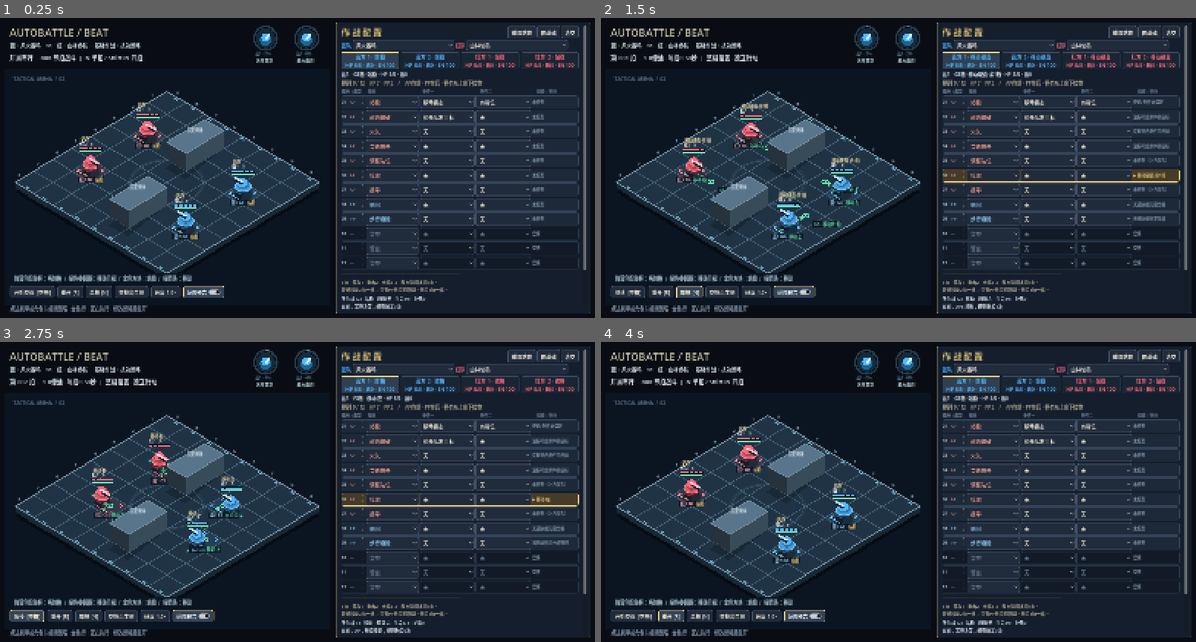
Above: before the commit, frames 1-4 (two rows, left to right).
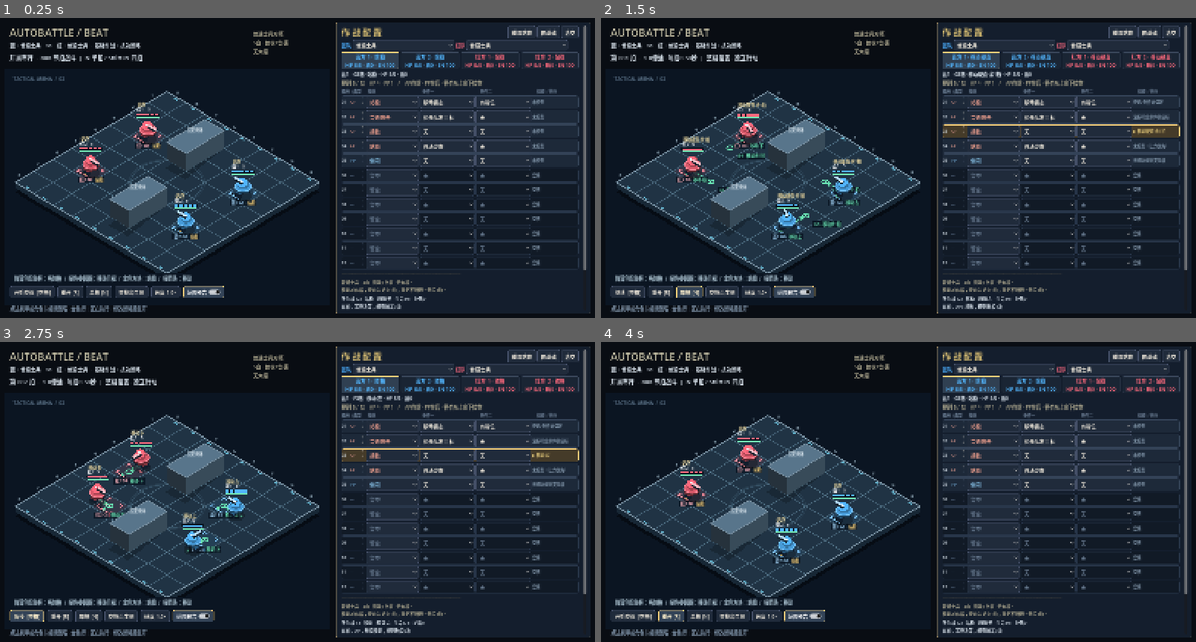
Above: after the commit, the same moments.

Repository: YuanTheouy/test-demo-autobattle
Game: Godot game, scene res://beat_arena.tscn
Same seed, same stepped clock (60 frames per second), same inputs: the game is played once before the commit and once after it.
Inputs:
- Up to frame 1 (0.25 s): no input
- Up to frame 2 (1.5 s): click "重开 [R]" at 0.5 s; click "单拍 [N]" at 1.25 s
- Up to frame 3 (2.75 s): click "继续 [空格]" at 2 s
- Up to frame 4 (4 s): click "暂停 [空格]" at 2.75 s; click "重开 [R]" at 3.5 s

The runs differ from the first frame. In frame 1, 2.2% of the frame differs, in the area x 3-92%, y 2-92%; in frame 2, 5.1%; in frame 3, 5.5%, in the area x 3-98%, y 2-92%; in frame 4, 2.2%.

Commit message:
加入普通士兵对练，转向前站立一拍并平滑衔接行走与制动

Diff:
--- a/reports/beat-validation.json
+++ b/reports/beat-validation.json
@@ -164,7 +164,7 @@
 	"checks": [
 		"continuous presentation: movement/settling/collision/dodge, exact endpoints, no snapshot mutation, pause/step, frame-rate independence",
 		"T0 standing / T1 committed move / T2 adjacent cell / T3 explicit standing",
-		"ordinary movement always two beats; no same-direction acceleration or extra turning cost; one selection per action",
+		"ordinary crossing two beats; same direction continues; turning first consumes a separate standing beat",
 		"high skills require standing; standing cannot cast on the same beat",
 		"low skill allowed while mobile; locked-cell impact; no AP on recovery completion beat",
 		"windup dodge refunds; release lock prevents dodge; recovery cancellation keeps cooldown and cost",
@@ -179,31 +179,31 @@
 	"default_real_beat_seconds": 0.5,
 	"matches": [
 		{
-			"beats": 126,
-			"final_hp": [
-				3,
+			"beats": 118,
+			"final_hp": [
+				5,
 				2,
 				0,
 				0
 			],
 			"opponent": 0,
-			"shots": 57,
+			"shots": 53,
 			"winner": 0
 		},
 		{
-			"beats": 180,
-			"final_hp": [
-				2,
-				4,
+			"beats": 140,
+			"final_hp": [
+				5,
+				1,
 				0,
 				0
 			],
 			"opponent": 1,
-			"shots": 69,
+			"shots": 50,
 			"winner": 0
 		},
 		{
-			"beats": 80,
+			"beats": 78,
 			"final_hp": [
 				5,
 				4,
@@ -211,80 +211,80 @@
 				0
 			],
 			"opponent": 2,
-			"shots": 33,
+			"shots": 31,
 			"winner": 0
 		},
 		{
-			"beats": 113,
+			"beats": 59,
 			"final_hp": [
 				5,
+				4,
+				0,
+				0
+			],
+			"opponent": 3,
+			"shots": 23,
+			"winner": 0
+		},
+		{
+			"beats": 98,
+			"final_hp": [
+				5,
+				4,
+				0,
+				0
+			],
+			"opponent": 4,
+			"shots": 35,
+			"winner": 0
+		},
+		{
+			"beats": 148,
+			"final_hp": [
+				0,
+				0,
+				1,
+				1
+			],
+			"opponent": 5,
+			"shots": 65,
+			"winner": 1
+		},
+		{
+			"beats": 172,
+			"final_hp": [
+				0,
+				0,
+				2,
+				3
+			],
+			"opponent": 6,
+			"shots": 58,
+			"winner": 1
+		},
+		{
+			"beats": 150,
+			"final_hp": [
+				2,
+				2,
+				0,
+				0
+			],
+			"opponent": 7,
+			"shots": 63,
+			"winner": 0
+		},
+		{
+			"beats": 222,
+			"final_hp": [
+				0,
+				0,
 				3,
-				0,
-				0
-			],
-			"opponent": 3,
-			"shots": 47,
-			"winner": 0
-		},
-		{
-			"beats": 124,
-			"final_hp": [
-				3,
-				2,
-				0,
-				0
-			],
-			"opponent": 4,
-			"shots": 45,
-			"winner": 0
-		},
-		{
-			"beats": 112,
-			"final_hp": [
-				3,
-				4,
-				0,
-				0
-			],
-			"opponent": 5,
-			"shots": 47,
-			"winner": 0
-		},
-		{
-			"beats": 190,
-			"final_hp": [
-				1,
-				5,
-				0,
-				0
-			],
-			"opponent": 6,
-			"shots": 77,
-			"winner": 0
-		},
-		{
-			"beats": 56,
-			"final_hp": [
-				0,
-				0,
-				3,
-				1
-			],
-			"opponent": 7,
-			"shots": 29,
+				3
+			],
+			"opponent": 8,
+			"shots": 70,
 			"winner": 1
-		},
-		{
-			"beats": 240,
-			"final_hp": [
-				2,
-				3,
-				0,
-				2
-			],
-			"opponent": 8,
-			"shots": 94,
-			"winner": -1
 		}
 	],
 	"motion": [
@@ -311,6 +311,22 @@
 		"0.5x/1x/2x use 1.0/0.5/0.25 real seconds per beat",
 		"single-step animation follows the same new baseline"
 	],
+	"soldier": {
+		"checks": [
+			"straight four cells plus final stand takes exactly nine beats",
+			"four zigzag cells plus final stand takes exactly twelve beats",
+			"all sixteen direction pairs: same direction costs two; perpendicular and reverse direction cost standing plus two",
+			"mandatory turn-standing does not consume paid movement energy or CD",
+			"PP dodge changes direction immediately in one beat",
+			"turn animation brakes monotonically within the cell, reaches zero speed, then accelerates in the new direction",
+			"default soldier preset uses only standing, ordinary attack, engagement and PP dodge; no ultimate"
+		],
+		"match": {
+			"beats": 125,
+			"shots": 42,
+			"winner": -1
+		}
+	},
 	"symmetry": [
 		{
 			"beats": 89,
@@ -389,7 +405,7 @@
 			"team_size": 2
 		},
 		{
-			"beats": 47,
+			"beats": 48,
 			"final": [
 				{
 					"cell": "(5, 3)",
@@ -427,7 +443,7 @@
 			"team_size": 1
 		},
 		{
-			"beats": 75,
+			"beats": 76,
 			"final": [
 				{
 					"cell": "(4, 3)",
--- a/scripts/battle.gd
+++ b/scripts/battle.gd
@@ -320,12 +320,21 @@
 	parent.add_child(l)
 	return l
 
+func preset_names() -> Array:
+	return Tactics.NAMES
+
+func preset_loadouts(index: int) -> Array:
+	return Tactics.preset(index)
+
+func basic_loadout() -> Dictionary:
+	return Tactics.basics()
+
 func setup_loadouts() -> void:
-	loadouts = Tactics.preset(team_presets[0]) + Tactics.preset(team_presets[1])
+	loadouts = preset_loadouts(team_presets[0]) + preset_loadouts(team_presets[1])
 
 func apply_preset(team: int, index: int) -> void:
 	team_presets[team] = index
-	var pair := Tactics.preset(index)
+	var pair := preset_loadouts(index)
 	for member in range(2): loadouts[team * 2 + member] = pair[member]
 	rebuild_editor()
 	reset_round()
@@ -462,7 +471,7 @@
 	caption.size_flags_horizontal = Control.SIZE_EXPAND_FILL
 	caption.modulate = GOLD
 	add_button(heading, "重置站位", func(): deployment_cells = DEFAULT_DEPLOYMENT.duplicate(); reset_round())
-	add_button(heading, "仅基础", func(): loadouts[editor_unit] = Tactics.basics(); rebuild_editor(); reset_round())
+	add_button(heading, "仅基础", func(): loadouts[editor_unit] = basic_loadout(); rebuild_editor(); reset_round())
 	add_button(heading, "清空", func(): loadouts[editor_unit] = Tactics.build([], []); rebuild_editor(); reset_round())
 	var presets := HBoxContainer.new()
 	panel.add_child(presets)
@@ -471,7 +480,7 @@
 		team_label.modulate = BLUE if team == 0 else RED
 		var picker := OptionButton.new()
 		picker.custom_minimum_size = Vector2(278, 30)
-		for name in Tactics.NAMES: picker.add_item(name)
+		for name in preset_names(): picker.add_item(name)
 		picker.select(team_presets[team])
 		picker.item_selected.connect(func(index: int): apply_preset(team, index))
 		presets.add_child(picker)
@@ -663,7 +672,7 @@
 		u.dodge_frames = 0
 		u.frame_triggers = 0
 		u.frame_branch = "等待决策"
-	log_event("蓝：%s / 红：%s" % [Tactics.NAMES[team_presets[0]], Tactics.NAMES[team_presets[1]]])
+	log_event("蓝：%s / 红：%s" % [preset_names()[team_presets[0]], preset_names()[team_presets[1]]])
 	refresh_ui()
 	queue_redraw()
 
@@ -1587,7 +1596,7 @@
 	start_button.text = "暂停  [空格]" if running else ("继续  [空格]" if started else "开始交战  [空格]")
 	result_label.text = result
 	log_label.text = "\n".join(logs)
-	subtitle.text = "蓝：%s    vs    红：%s  ·  基础作战 + 技能策略" % [Tactics.NAMES[team_presets[0]], Tactics.NAMES[team_presets[1]]]
+	subtitle.text = "蓝：%s    vs    红：%s  ·  基础作战 + 技能策略" % [preset_names()[team_presets[0]], preset_names()[team_presets[1]]]
 	var u: Dictionary = units[editor_unit]
 	character_label.text = "%s %d   /   HP %d · 精力 %d · %s" % ["蓝方" if u.team == 0 else "红方", u.member + 1, u.hp, u.energy, action_state_label(u) if u.hp > 0 else "已倒下"]
 	for uid in range(roster_buttons.size()):
--- a/scripts/beat_battle.gd
+++ b/scripts/beat_battle.gd
@@ -2,12 +2,15 @@
 ## UI adapter: the continuous prototype remains in main.tscn for comparison.
 const Beat = preload("res://scripts/beat_simulation.gd")
 const BASE_PLAYBACK_RATE := 0.5
+const SOLDIER_PRESET := 9
+var soldier_hint: Label
 var beat_sim = Beat.new()
 var presentation = preload("res://scripts/beat_presentation.gd").new()
 var settle_visual := 0.0
 var animation_preview_caption := ""
 
 func _ready() -> void:
+	team_presets = [SOLDIER_PRESET, SOLDIER_PRESET]
 	font = SystemFont.new()
 	font.font_names = PackedStringArray(["Microsoft YaHei", "PingFang SC", "Arial"])
 	arena_view = preload("res://scripts/beat_view.gd").new()
@@ -41,6 +44,20 @@
 		refresh_ui()
 		capture_beat_preview.call_deferred()
 
+func preset_names() -> Array:
+	return Tactics.NAMES + ["普通士兵"]
+
+func preset_loadouts(index: int) -> Array:
+	if index != SOLDIER_PRESET: return super.preset_loadouts(index)
+	var soldier := {
+		"active": [["站稳", "移动姿态", "有射位"], ["普通攻击", "优先队友目标", "无"], ["接敌", "无", "无"], ["站稳", "移动姿态", "无"]],
+		"reaction": [["侧闪", "无", "无"]]
+	}
+	return [soldier.duplicate(true), soldier.duplicate(true)]
+
+func basic_loadout() -> Dictionary:
+	return preset_loadouts(SOLDIER_PRESET)[0]
+
 func setup_loadouts() -> void:
 	super.setup_loadouts()
 	for loadout in loadouts: add_stand_rule(loadout)
@@ -73,6 +90,9 @@
 	for node in get_children():
 		if node is Label and node.text == "AUTOBATTLE": node.text = "AUTOBATTLE / BEAT"
 	update_beat_menus()
+	soldier_hint = text_label(self, "普通士兵对练\n5血 · 普攻1伤害\n无大招", 14)
+	soldier_hint.position = Vector2(700, 35)
+	soldier_hint.modulate = Color("c8b997")
 
 func rebuild_editor() -> void:
 	# The legacy editor removes conditions it does not know; preserve beat-only ones.
@@ -112,7 +132,7 @@
 
 func beat_help(skill: String) -> String:
 	if skill == "站稳": return "耗1拍，移动姿态恢复站稳；不跨格。高级技能必须先站稳。预设附加有射位条件，可排序、改条件或删除。"
-	if skill in Beat.MOVE or skill in ["向左移动", "向右移动", "向上移动", "向下移动"]: return "普通移动2拍一格，同向、转向和起步耗时相同；期间只有PP侧闪可取消。减速时额外1拍；移动后不自动站稳。"
+	if skill in Beat.MOVE or skill in ["向左移动", "向右移动", "向上移动", "向下移动"]: return "普通移动2拍一格；同方向可以连续走，换方向前自动站立1拍。移动硬直只能用PP侧闪取消；侧闪1拍一格。减速时普通移动额外1拍。"
 	if skill == "侧闪": return "真实预警触发，1拍跨入安全相邻格，耗20精力。前摇取消退款，后摇取消不退款，释放硬直/碰撞中禁用；无安全格不触发。"
 	if skill == "回春": return "25精力；治疗1血，上限5血。自己或3格内队友刚受伤时触发；冷却32拍，后摇1拍。"
 	if skill == "灵木护佑": return "25精力；治疗1血并获得1盾，盾持续8拍。自己或3格内队友刚受伤时触发；冷却36拍，后摇1拍。"
@@ -231,6 +251,7 @@
 func action_state_label(u: Dictionary) -> String:
 	if not u.has("pose"): return u.phase
 	if u.mode == "移动硬直": return "移动硬直·余%d拍" % u.left
+	if u.phase == "转向站立": return "转向站立·1拍"
 	if u.mode == "碰撞": return "碰撞·待弹回"
 	if u.mode == "释放硬直": return "待释放%d拍" % u.left
 	if not u.mode.is_empty(): return "%s余%d拍" % [u.mode, u.left]
@@ -250,7 +271,11 @@
 	var u: Dictionary = units[editor_unit]
 	character_label.text = "%s%d · %s格 · %s · HP %d/%d · 盾%d" % ["蓝" if u.team == 0 else "红", u.member + 1, Beat.name_of(u.cell), action_state_label(u), u.hp, Beat.MAX_HP, u.shield]
 	info_label.text = "所在格 %s · %s · 趋势 %s · 生命%d/%d · 护盾%d\n本拍：%s；规则触发%d次\n%s\n精力 %d/100 · 公共CD剩%d拍\n%s" % [Beat.name_of( …(210 unchanged characters)…
-	skill_help.text = "5血 · 普攻1 · 重击2 · 大招2–3 · 敌方碰撞各扣1血。\n普通移动2拍一格；只有PP侧闪可取消。侧闪1拍一格。"
+	skill_help.text = ("普通士兵 · 5血 · 普攻1伤害 · 无大招。" if team_presets[u.team] == SOLDIER_PRESET else "5血 · 普攻1 · 重击2 · 大招2–3 · 敌方碰撞各扣1血。") + "\n移动2拍/格；换向先站立1拍；直走不断速。侧闪1拍。"
+	for child in get_children():
+		if child.get_script() == preload("res://scripts/ultimate_portrait.gd"):
+			child.visible = team_presets[0] != SOLDIER_PRESET
+	if soldier_hint != null: soldier_hint.visible = team_presets[0] == SOLDIER_PRESET
 	for uid in range(roster_buttons.size()):
 		var bot: Dictionary = units[uid]
 		roster_buttons[uid].text = "%s %d · %s\nHP %d/%d · 盾%d · EN %d" % ["蓝方" if uid < 2 else "红方", uid % 2 + 1, bot.phase if bot.hp > 0 else "倒下", bot.hp, Beat.MAX_HP, bot.shield, bot.energy]
@@ -260,7 +285,7 @@
 
 func beat_ultimate_available(uid: int) -> bool:
 	var u: Dictionary = units[uid]
-	return started and u.hp > 0 and u.ult_charge >= 100 and u.pose == "站稳" and u.energy >= 70
+	return team_presets[u.team] != SOLDIER_PRESET and started and u.hp > 0 and u.ult_charge >= 100 and u.pose == "站稳" and u.energy >= 70
 
 func beat_ultimate_tooltip(uid: int) -> String:
 	return ultimate_name(uid) + "：%d伤害，站稳、70精力、充能满后可瞄准，下一合法节拍起手。按整数格预览，前摇侧闪取消会退还精力和充能。" % beat_sim.damage_of(ultimate_name(uid))
@@ -286,29 +311,29 @@
 	get_tree().quit()
 
 func capture_animation_preview() -> void:
-	var sheet := Image.create(1780, 1475, false, Image.FORMAT_RGBA8)
-	for row in range(5):
-		if row != 3:
-			beat_sim = preload("res://scripts/beat_validation.gd").fixture(self)
-			if row == 2:
-				beat_sim.units[2].cell = Vector2i(4, 3)
-				beat_sim.units[2].p = Beat.center(Vector2i(4, 3))
-				beat_sim.loadouts[2].active = [["向左移动", "无", "无"]]
-			if row == 4:
-				beat_sim.loadouts[0].reaction = [["侧闪", "无", "无"]]
-				preload("res://scripts/beat_validation.gd").warning(beat_sim, beat_sim.units[0].cell, 1)
-			else: beat_sim.loadouts[0].active = [["向右移动", "无", "无"]]
-			loadouts = beat_sim.loadouts
-			units.assign(beat_sim.units)
-			presentation.reset(units)
-			started = true
-			if row in [1, 2]:
-				simulate(Beat.SECONDS)
-				advance_visuals(Beat.SECONDS)
+	var sheet := Image.create(1780, 1770, false, Image.FORMAT_RGBA8)
+	for row in range(6):
+		beat_sim = preload("res://scripts/beat_validation.gd").fixture(self)
+		if row == 5:
+			beat_sim.loadouts[0].reaction = [["侧闪", "无", "无"]]
+			preload("res://scripts/beat_validation.gd").warning(beat_sim, beat_sim.units[0].cell, 1)
+		else: beat_sim.loadouts[0].active = [["向右移动", "无", "无"]]
+		loadouts = beat_sim.loadouts
+		units.assign(beat_sim.units)
+		presentation.reset(units)
+		started = true
+		var prior := 0 if row in [0, 5] else (1 if row == 1 else 2)
+		for tick in range(prior):
+			simulate(Beat.SECONDS)
+			advance_visuals(Beat.SECONDS)
+		if row in [3, 4]: loadouts[0].active = [["向上移动", "无", "无"]]
+		if row == 4:
+			simulate(Beat.SECONDS)
+			advance_visuals(Beat.SECONDS)
 		simulate(Beat.SECONDS)
 		for column in range(4):
 			if column > 0: advance_visuals(Beat.SECONDS / 3.0)
-			animation_preview_caption = "%s / %.0f ms" % [["普通移动·第1拍", "普通移动·第2拍", "碰撞接近", "弹回原格", "PP侧闪·1拍一格"][row], column * Beat.SECONDS / 3.0 * 1000.0]
+			animation_preview_caption = "%s / %.0f ms" % [["普通移动·第1拍", "普通移动·第2拍", "同向续走·不断速", "转向前站立·减速到格心", "转向后起步", "PP侧闪·1拍一格"][row], column * Beat.SECONDS / 3.0 * 1000.0]
 			queue_redraw()
 			await RenderingServer.frame_post_draw
 			var frame := get_viewport().get_texture().get_image().get_region(Rect2i(20, 145, 890, 590))
--- a/scripts/beat_presentation.gd
+++ b/scripts/beat_presentation.gd
@@ -15,8 +15,15 @@
 		return u.p + direction.normalized() * 30
 	if u.mode == "移动硬直":
 		var progress: float = float(u.move_total - u.left) / u.move_total
-		return Vector2((Vector2(u.move_origin) + Vector2.ONE * 0.5) * 80).lerp(u.action_goal, progress)
+		return Vector2((Vector2(u.move_origin) + Vector2.ONE * 0.5) * 80).lerp(u.action_goal, progress) - moving_lag(u)
+	if u.phase == "跨格" and u.pose == "移动": return u.p - moving_lag(u)
 	return u.p
+
+func moving_lag(u: Dictionary) -> Vector2:
+	# Keep half a beat of visual stopping distance. Straight strides remain linear;
+	# a standing beat then decelerates forward into the cell center, without reversal.
+	var cruise: float = 80.0 / (maxi(1, u.move_total) * DURATION)
+	return Vector2(u.trend) * cruise * DURATION * 0.5
 
 func reset(units: Array) -> void:
 	tracks.clear()
--- a/scripts/beat_simulation.gd
+++ b/scripts/beat_simulation.gd
@@ -318,12 +318,19 @@
 					seen.append(next)
 					queue.append([next, item[1] + 1])
 			score = route_cost * 10 + score * 0.01 + Vector2(first).distance_squared_to(Vector2(snapshot[target].cell)) * 0.001
-		if u.pose == "移动" and u.trend == direction: score -= 0.001
+		if u.pose == "移动":
+			if u.trend == direction: score -= 0.001
+			else: score += 10.0 # A direction change includes a full standing beat.
 		if score < best_score - 0.0001: best_score = score; best = direction
 	return best
 
 func request_move(u: Dictionary, direction: Vector2i, proposals: Dictionary, immediate := false) -> bool:
 	if direction == Vector2i.ZERO or not legal(u.cell + direction): return false
+	if not immediate and u.pose == "移动" and u.trend != direction:
+		stand(u, "转向站立")
+		u.frame_branch = "转向：先站立1拍"
+		u.reason += "；换方向前先站立1拍，本拍不跨格"
+		return true
 	u.move_origin = u.cell
 	u.move_target = u.cell + direction
 	u.move_total = 1 if immediate else MOVE_BEATS + (1 if u.slow > 0 else 0)
@@ -337,11 +344,22 @@
 		u.left = 0
 		u.phase = "侧闪跨格"
 	else:
-		# The selecting beat is the first beat of the move, for every direction.
+		# Standing or same-direction movement starts a full two-beat crossing.
+		u.angle = Vector2(direction).angle()
 		u.mode = "移动硬直"
 		u.left = u.move_total - 1
 		u.phase = "移动硬直"
 	return true
+
+func stand(u: Dictionary, phase := "站稳") -> void:
+	u.pose = "站稳"
+	u.trend = Vector2i.ZERO
+	u.mode = ""
+	u.left = 0
+	u.phase = phase
+	u.move_origin = u.cell
+	u.move_target = u.cell
+	u.action_goal = center(u.cell)
 
 func advance_move(u: Dictionary, proposals: Dictionary) -> void:
 	u.left -= 1
@@ -515,9 +533,7 @@
 		if skill == "站稳":
 			if u.pose == "站稳" or not condition(u, target, rule[1], snapshot) or not condition(u, target, rule[2], snapshot): u.trace_ap[slot] = "姿态/条件未满足"; continue
 			select_rule(u, "active", slot, skill)
-			u.pose = "站稳"
-			u.trend = Vector2i.ZERO
-			u.phase = "站稳"
+			stand(u)
 			return
 		if skill in ["向左移动", "向右移动", "向上移动", "向下移动"]:
 			if not condition(u, target, rule[1], snapshot) or not condition(u, target, rule[2], snapshot): continue
@@ -536,9 +552,10 @@
 			if skill == "调整站位" and move_score(u, u.cell + d, target, skill, snapshot) >= move_score(u, u.cell, target, skill, snapshot): continue
 			select_rule(u, "active", slot, skill)
 			u.target = target
-			u.energy -= cost(skill)
-			if skill == "短冲刺": u.skill_cds[skill] = skill_cd(skill)
 			request_move(u, d, proposals)
+			if u.phase != "转向站立":
+				u.energy -= cost(skill)
+				if skill == "短冲刺": u.skill_cds[skill] = skill_cd(skill)
 			return
 		if skill == "留空": continue
 		select_rule(u, "active", slot, skill)
--- a/scripts/beat_validation.gd
+++ b/scripts/beat_validation.gd
@@ -47,10 +47,12 @@
 	assert(sim.units[0].cell == Vector2i(4, 3))
 	ap(sim, 0, "向上移动")
 	sim.tick()
+	assert(sim.units[0].cell == Vector2i(4, 3) and sim.units[0].pose == "站稳" and sim.units[0].phase == "转向站立")
+	sim.tick()
 	assert(sim.units[0].cell == Vector2i(4, 3) and sim.units[0].mode == "移动硬直")
 	sim.tick()
 	assert(sim.units[0].cell == Vector2i(4, 2))
-	report.checks.append("ordinary movement always two beats; no same-direction acceleration or extra turning cost; one selection per action")
+	report.checks.append("ordinary crossing two beats; same direction continues; turning first consumes a separate standing beat")
 
 	sim = fixture(game)
 	sim.units[2].cell = Vector2i(4, 3)
@@ -256,13 +258,130 @@
 	report.checks.append("nine presets complete; speed independence; single beat stepping; deployment/edit persistence")
 	report.balance = preload("res://scripts/beat_balance_validation.gd").run(game)
 	report.telegraphs = preload("res://scripts/beat_telegraph_validation.gd").run(game)
+	report.soldier = validate_soldier(game)
 	report.movement_lock = validate_movement_lock(game)
 	report.motion = validate_motion(game)
 	report.playback_baseline = validate_playback_baseline(game)
 	report.occupancy = validate_occupancy(game)
 	var file := FileAccess.open("res://reports/beat-validation.json", FileAccess.WRITE)
 	file.store_string(JSON.stringify(report, "\t"))
-	print("BEAT PASSED: two-beat committed movement, one-beat PP dodge, cancellation gates, standing gate, AP/PP exclusivity, refunds, collisions/return reservation, six symmetric cases, nine presets, playback and editor")
+	print("BEAT PASSED: soldier preset, 9-beat straight route/12-beat zigzag, turn-standing, smooth braking, two-beat committed movement, one-beat PP dodge, six symmetric cases, nine legacy presets and editor")
+
+static func validate_soldier(game) -> Dictionary:
+	var checks: Array = []
+	# Four straight crossings and one final standing beat: 2*4+1 = 9.
+	var sim = fixture(game)
+	sim.units[0].cell = Vector2i(1, 2)
+	sim.units[0].p = Beat.center(sim.units[0].cell)
+	ap(sim, 0, "向右移动")
+	for tick in range(8):
+		sim.tick()
+		assert(sim.units[0].cell == Vector2i(1 + (tick + 1) / 2, 2))
+		assert(sim.units[0].phase != "转向站立")
+	ap(sim, 0, "站稳")
+	sim.tick()
+	assert(sim.beat == 9 and sim.units[0].cell == Vector2i(5, 2) and sim.units[0].pose == "站稳")
+	checks.append("straight four cells plus final stand takes exactly nine beats")
+	# Four one-cell legs with three direction changes and a final stand: 12.
+	sim = fixture(game)
+	var route := [["向右移动", Vector2i.RIGHT], ["向上移动", Vector2i.UP], ["向右移动", Vector2i.RIGHT], ["向下移动", Vector2i.DOWN]]
+	for leg in range(route.size()):
+		var origin: Vector2i = sim.units[0].cell
+		ap(sim, 0, route[leg][0])
+		if leg > 0:
+			sim.tick()
+			assert(sim.units[0].cell == origin and sim.units[0].phase == "转向站立" and sim.units[0].pose == "站稳")
+		sim.tick()
+		assert(sim.units[0].cell == origin and sim.units[0].mode == "移动硬直")
+		sim.tick()
+		assert(sim.units[0].cell == origin + route[leg][1])
+	ap(sim, 0, "站稳")
+	sim.tick()
+	assert(sim.beat == 12 and sim.units[0].pose == "站稳")
+	checks.append("four zigzag cells plus final stand takes exactly twelve beats")
+	var directions := [["向右移动", Vector2i.RIGHT], ["向左移动", Vector2i.LEFT], ["向上移动", Vector2i.UP], ["向下移动", Vector2i.DOWN]]
+	for prior in directions:
+		for following in directions:
+			sim = fixture(game)
+			sim.units[0].pose = "移动"
+			sim.units[0].trend = prior[1]
+			ap(sim, 0, following[0])
+			var origin: Vector2i = sim.units[0].cell
+			var total := 2 if prior[1] == following[1] else 3
+			for tick in range(total):
+				sim.tick()
+				assert(sim.units[0].cell == (origin if tick < total - 1 else origin + following[1]))
+			assert(sim.beat == total)
+	checks.append("all sixteen direction pairs: same direction costs two; perpendicular and reverse direction cost standing plus two")
+	# Paid movement must not charge or start cooldown merely to stop for a turn.
+	sim = fixture(game)
+	sim.units[0].pose = "移动"
+	sim.units[0].trend = Vector2i.UP
+	sim.units[2].cell = Vector2i(5, 3)
+	ap(sim, 0, "短冲刺")
+	sim.tick()
+	assert(sim.units[0].phase == "转向站立" and sim.units[0].energy == 100 and not sim.units[0].skill_cds.has("短冲刺"))
+	sim.tick()
+	assert(sim.units[0].mode == "移动硬直" and sim.units[0].energy == 80 and sim.units[0].skill_cds["短冲刺"] > 0)
+	checks.append("mandatory turn-standing does not consume paid movement energy or CD")
+	# A dodge still bypasses the direction-change standing beat.
+	sim = fixture(game)
+	sim.units[0].pose = "移动"
+	sim.units[0].trend = Vector2i.LEFT
+	sim.loadouts[0].reaction = [["侧闪", "无", "无"]]
+	warning(sim, sim.units[0].cell, 1)
+	sim.tick()
+	assert(sim.units[0].cell == Vector2i(3, 3) and sim.units[0].phase == "侧闪跨格" and sim.units[0].energy == 80)
+	checks.append("PP dodge changes direction immediately in one beat")
+	# Direction changes decelerate forward, stop, and only then turn and accelerate.
+	sim = fixture(game)
+	var display = preload("res://scripts/beat_presentation.gd").new()
+	display.reset(sim.units)
+	ap(sim, 0, "向右移动")
+	for tick in range(2):
+		var before: Array = sim.units.duplicate(true)
+		sim.tick()
+		display.begin(before, sim.units, sim)
+		display.advance(Beat.SECONDS)
+	var origin: Vector2 = display.position(sim.units[0])
+	ap(sim, 0, "向上移动")
+	var before: Array = sim.units.duplicate(true)
+	sim.tick()
+	display.begin(before, sim.units, sim)
+	assert(display.position(sim.units[0]).is_equal_approx(origin) and sim.units[0].phase == "转向站立")
+	var previous := origin
+	for frame in range(20):
+		display.advance(Beat.SECONDS / 20)
+		var point: Vector2 = display.position(sim.units[0])
+		assert(point.x >= previous.x - 0.0001 and point.x <= sim.units[0].p.x + 0.0001 and is_equal_approx(point.y, sim.units[0].p.y), "Standing must brake forward without reversing or cutting the corner")
+		previous = point
+	assert(display.velocity(sim.units[0]).is_zero_approx() and display.position(sim.units[0]).is_equal_approx(sim.units[0].p))
+	before = sim.units.duplicate(true)
+	sim.tick()
+	display.begin(before, sim.units, sim)
+	assert(display.velocity(sim.units[0]).is_zero_approx())
+	display.advance(Beat.SECONDS)
+	assert(display.position(sim.units[0]).y < before[0].p.y and is_equal_approx(display.position(sim.units[0]).x, before[0].p.x))
+	checks.append("turn animation brakes monotonically within the cell, reaches zero speed, then accelerates in the new direction")
+	# Default UI preset is a plain soldier on both sides, without magic or ultimates.
+	game.team_presets = [game.SOLDIER_PRESET, game.SOLDIER_PRESET]
+	game.deployment_cells = game.DEFAULT_DEPLOYMENT.duplicate()
+	game.setup_loadouts()
+	game.rebuild_editor()
+	game.reset_round()
+	for loadout in game.loadouts:
+		for rule in loadout.active: assert(rule[0] in ["站稳", "普通攻击", "接敌"])
+		assert(loadout.reaction == [["侧闪", "无", "无"]])
+	assert(game.basic_loadout() == game.preset_loadouts(game.SOLDIER_PRESET)[0])
+	game.units[0].ult_charge = 100
+	game.started = true
+	assert(not game.beat_ultimate_available(0))
+	for tick in range(240):
+		if game.finished: break
+		game.simulate(Beat.SECONDS)
+	assert(game.finished and game.shots > 0)
+	checks.append("default soldier preset uses only standing, ordinary attack, engagement and PP dodge; no ultimate")
+	return {"checks": checks, "match": {"beats": game.logic_frame, "winner": game.winner_team, "shots": game.shots}}
 
 static func validate_movement_lock(game) -> Array:
 	var checks: Array = []
Binary file changed: reports/beat-animation-preview.png
Binary file changed: reports/beat-preview.png
Not shown, changed: README.md
Not shown, changed: docs/beat-combat.md
